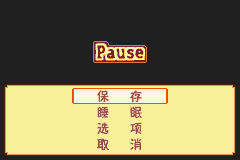
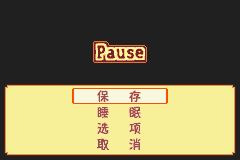
The second (240, 160) image is a revision of the first. Changes to its layers:
painted on "menu text" over [129, 90, 142, 150]
